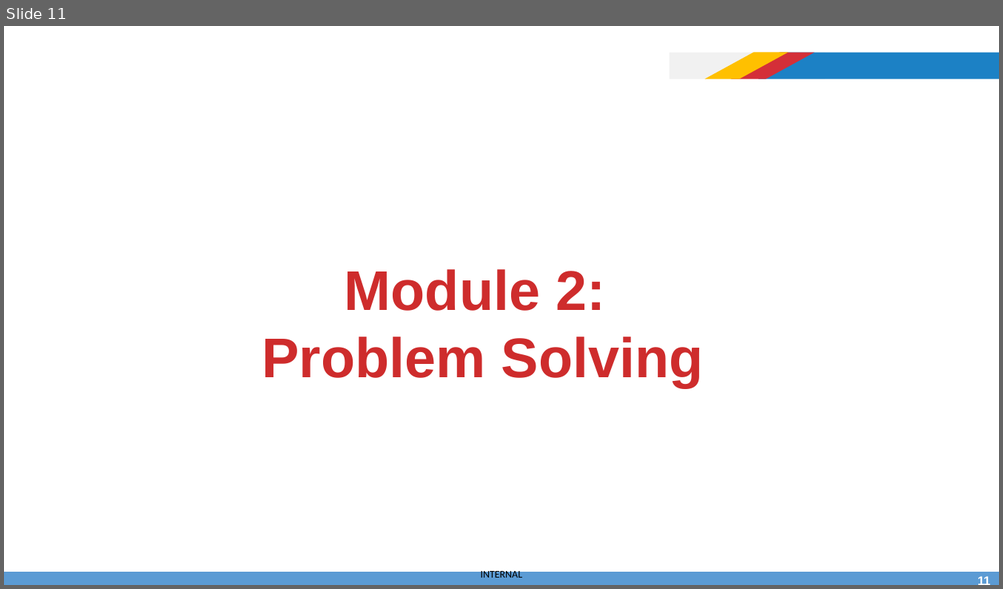
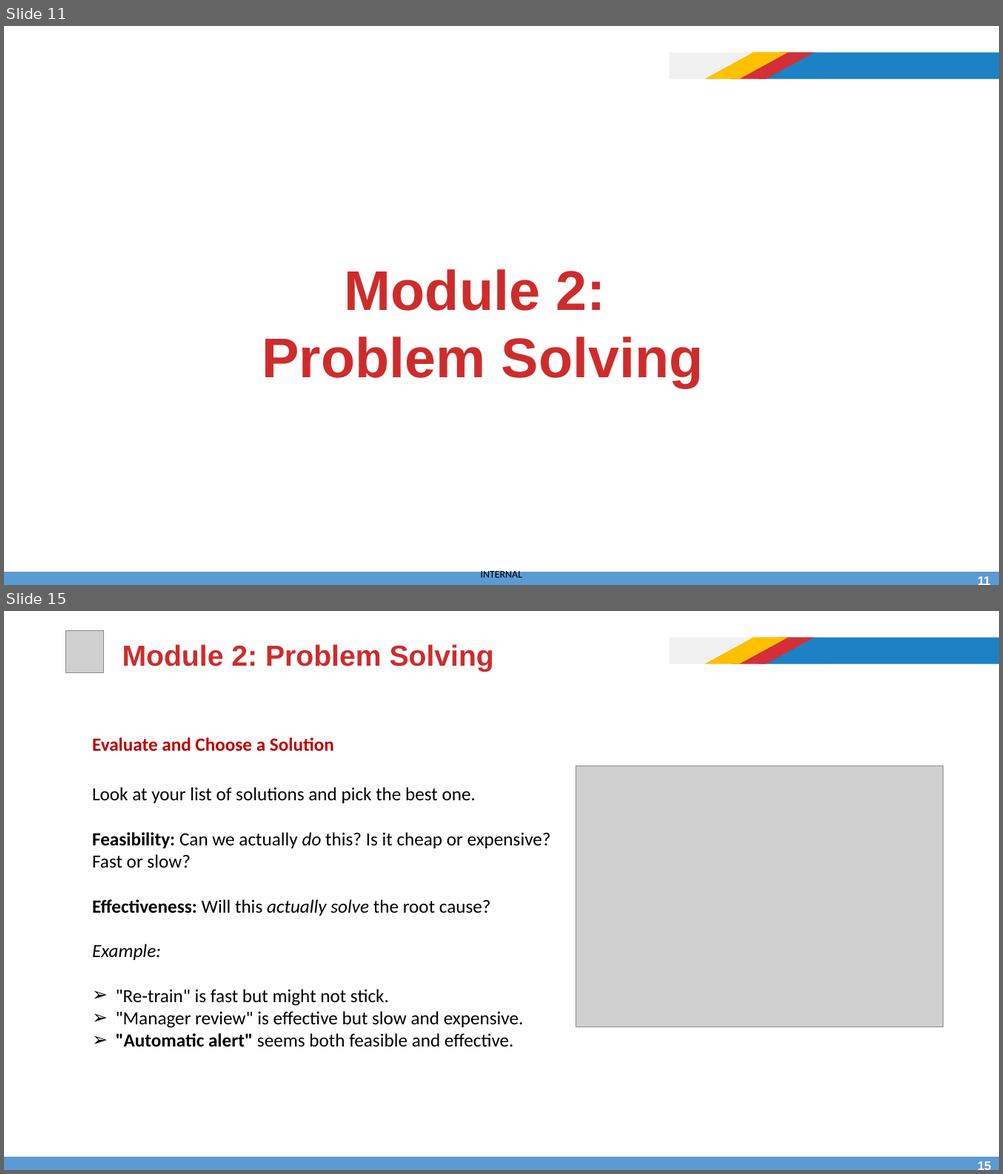
Before and after one commit to afathelbab/cnpc, a slide deck: computer-basics-soft-skills/day3/Computer Skills and Soft Skills - Lec-3.pptx. Shown one above the other, each under a label of ours: slide 11 before the commit, slides 11 and 15 after it; the slides between them are not shown. The pictures are 1003x589 and 1003x1174 pixels, drawn with LibreOffice and Linux fonts; fonts in the diff are those of the drawing; grey boxes stand for pictures; background and template pictures are left out. Boxes give left, top, right and bottom in pixels: in the first picture for what was removed or moved away, otherwise in the second. Text is boxed around its words. In the diff, an @@ line names an element or a change of style, - is before the commit and + after.

```diff
--- a/computer-basics-soft-skills/day3/Computer Skills and Soft Skills - Lec-3.pptx
+++ b/computer-basics-soft-skills/day3/Computer Skills and Soft Skills - Lec-3.pptx
@@ slide 15 added at bbox=[4, 611, 999, 1170], background #FFFFFF; not listed: 5 template elements that a slide beside it also shows @@
@@ picture added at bbox=[66, 630, 104, 672] @@
@@ title added at bbox=[122, 644, 494, 672], 28 pt, text #CE2C2C, bold @@
+Module 2: Problem Solving
@@ text added at bbox=[92, 738, 334, 752], 18 pt, text #C00000, bold @@
+Evaluate and Choose a Solution
@@ text added at bbox=[92, 787, 551, 1048], 18 pt, text #000000 @@
+Look at your list of solutions and pick the best one.
+Feasibility: Can we actually do this? Is it cheap or expensive? Fast or slow?
+Effectiveness: Will this actually solve the root cause?
+Example:
+  ➢ "Re-train" is fast but might not stick.
+  ➢ "Manager review" is effective but slow and expensive.
+  ➢ "Automatic alert" seems both feasible and effective.
@@ picture added at bbox=[576, 766, 943, 1028] @@
@@ page number added at bbox=[974, 1159, 995, 1170], 12 pt, text #FFFFFF, bold @@
+15
```
Also in this commit, not shown: 3 slides changed, 3 other slides added, 1 slide removed.
